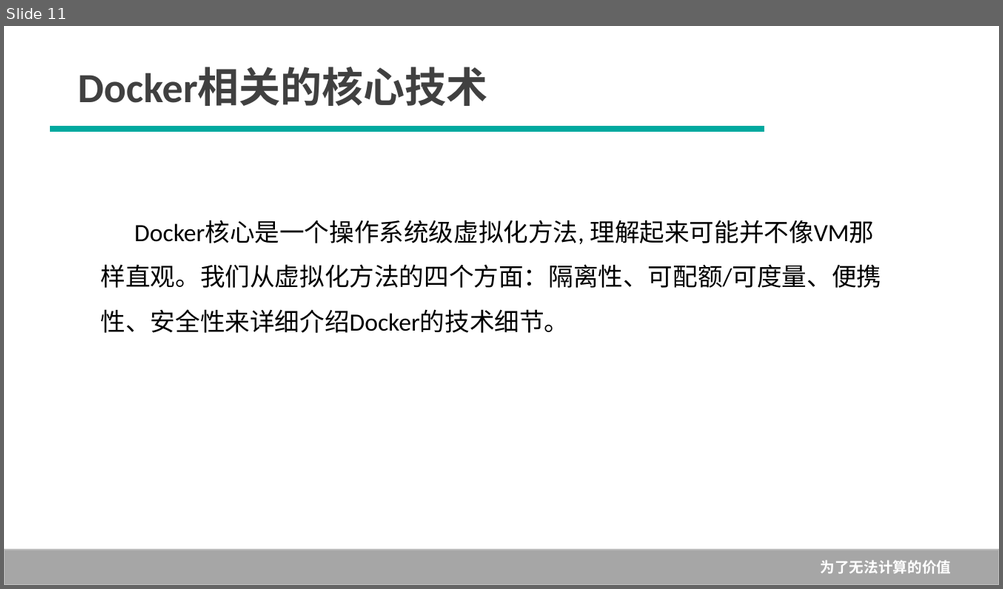
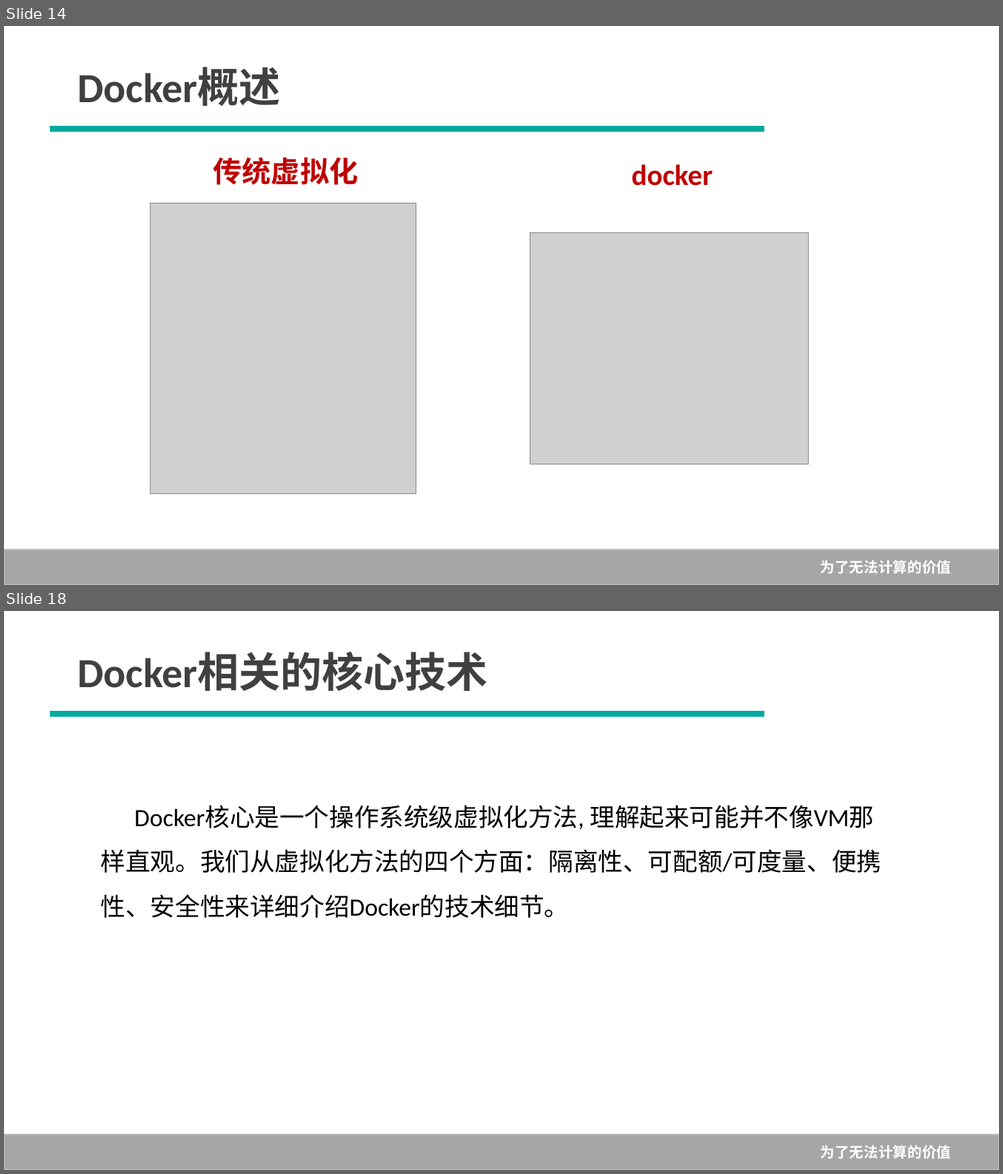
Before and after one commit to Rain-Ricky/TEST1, a slide deck: 1--Docker概述.pptx. Shown one above the other, each under a label of ours: slide 11 before the commit, slides 14 and 18 after it; the slides between them are not shown. The pictures are 1003x589 and 1003x1174 pixels, drawn with LibreOffice and Linux fonts; fonts in the diff are those of the drawing; grey boxes stand for pictures; background and template pictures are left out. Boxes give left, top, right and bottom in pixels: in the first picture for what was removed or moved away, otherwise in the second. Text is boxed around its words. In the diff, an @@ line names an element or a change of style, - is before the commit and + after.

```diff
--- a/1--Docker概述.pptx
+++ b/1--Docker概述.pptx
@@ slide 14 added at (x1=4, y1=26, x2=999, y2=585), background #FFFFFF; not listed: 1 template element that a slide beside it also shows @@
@@ text added at (x1=78, y1=68, x2=281, y2=106), 40 pt, text #404040, bold @@
+Docker概述
@@ line added from (51, 129) to (764, 129), #00A99F 5.75 pt @@
@@ text added at (x1=213, y1=157, x2=358, y2=185), 28 pt, text #C00000, bold @@
+传统虚拟化
@@ text added at (x1=632, y1=164, x2=713, y2=186), 28 pt, text #C00000, bold @@
+docker
@@ picture added at (x1=151, y1=203, x2=416, y2=494) @@
@@ picture added at (x1=530, y1=232, x2=808, y2=465) @@
@@ what was slide 11 is now slide 18 @@
```
Also in this commit, not shown: 7 slides changed, 11 other slides added, 3 slides removed, 1 other file.
